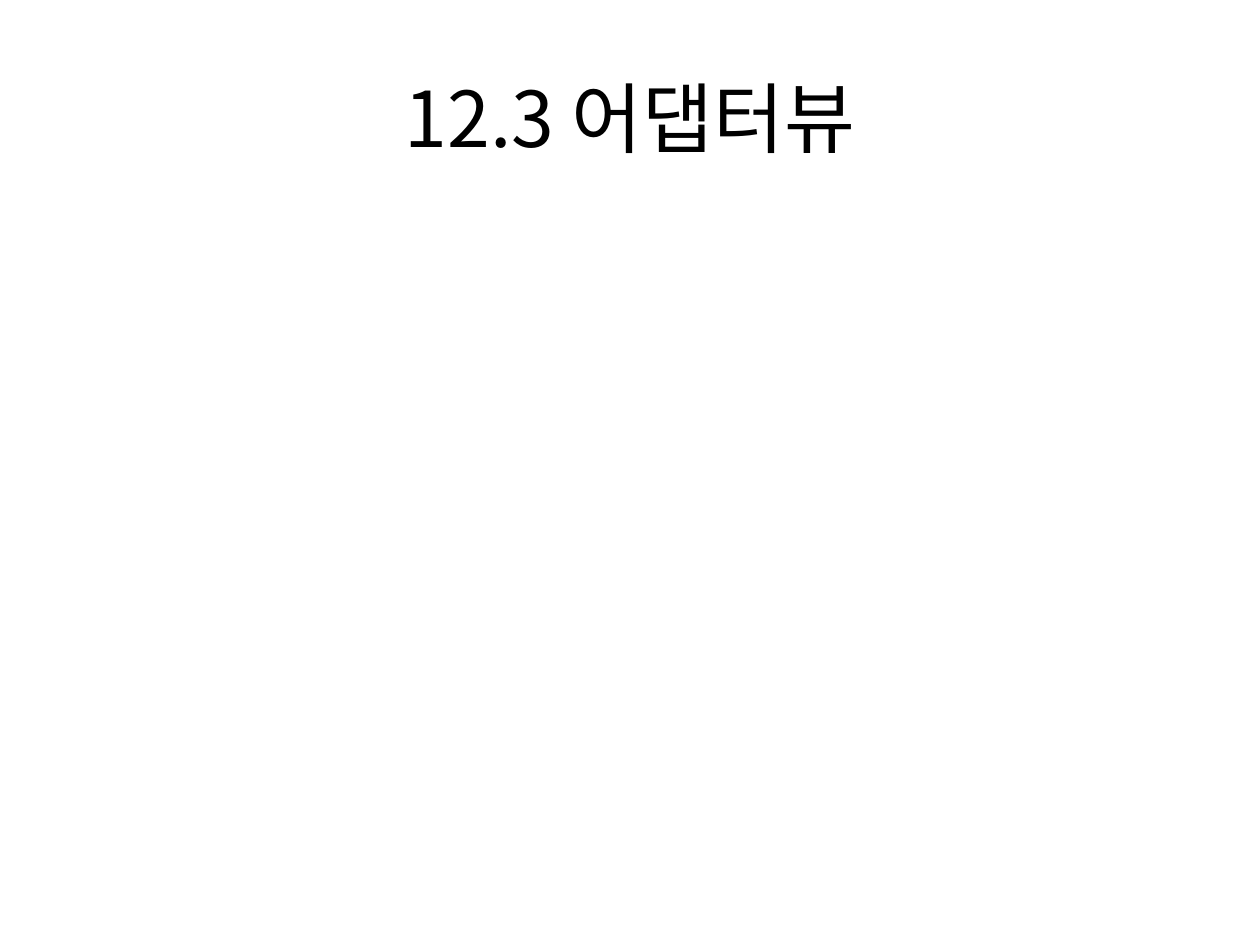
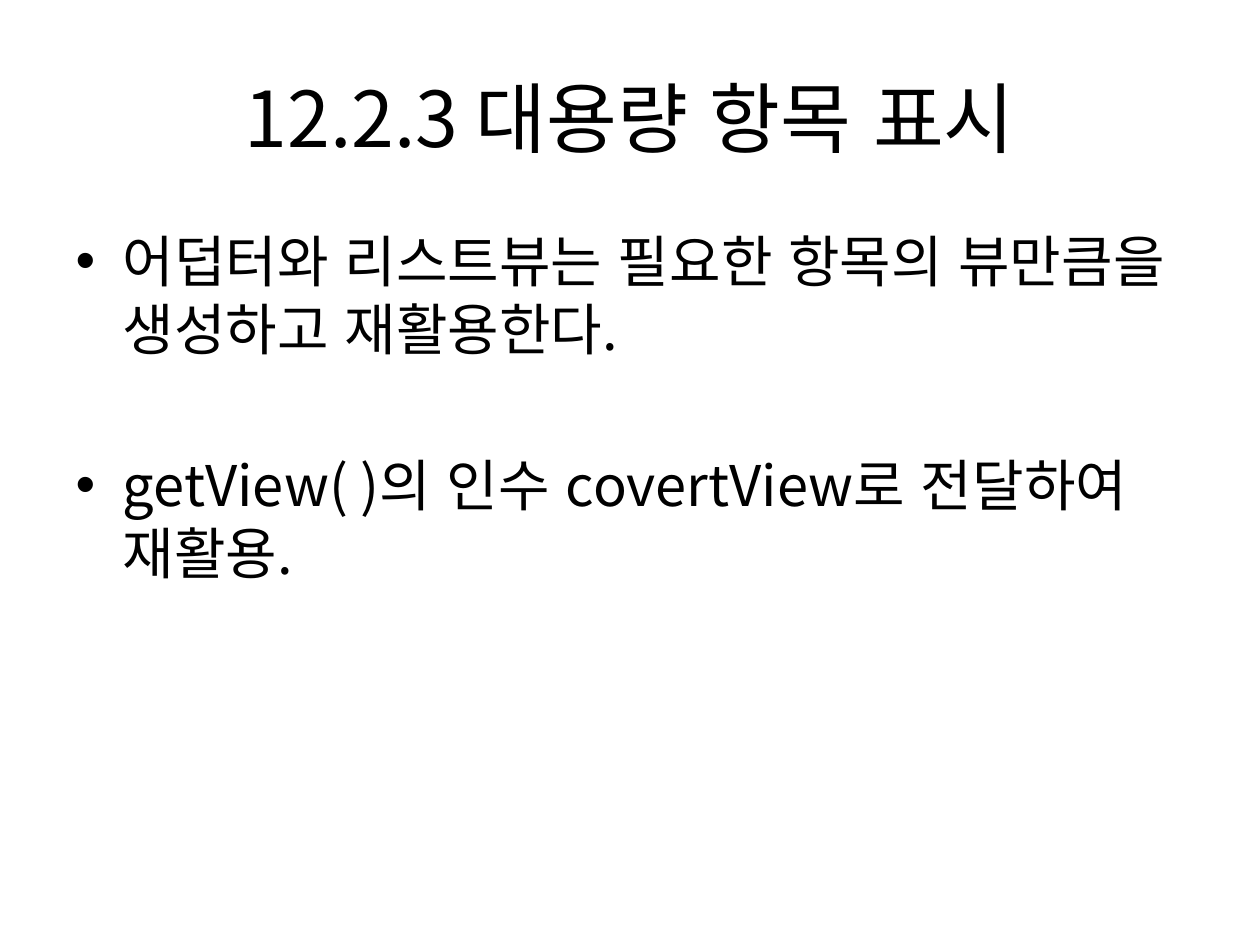
Before and after one commit to dummyFirst/NHK_Japanese, a slide deck: slide 18 of Android/안드로이드 프로그래밍 정복/Chapter12 어댑터뷰.pptx (slide 19 before the commit). Drawn at 1260x945 pixels with LibreOffice and Linux fonts; fonts in the diff are those of the drawing. Boxes give left, top, right and bottom in pixels: in the first picture for what was removed or moved away, otherwise in the second. Text is boxed around its words. In the diff, an @@ line names an element or a change of style, - is before the commit and + after.

Commit message:
Add 대용량 항목 표시, 확장 리스트뷰, ListActivity

```diff
--- a/Android/안드로이드 프로그래밍 정복/Chapter12 어댑터뷰.pptx
+++ b/Android/안드로이드 프로그래밍 정복/Chapter12 어댑터뷰.pptx
@@ title at (245, 82, 1015, 153): text changed @@
-12.3 어댑터뷰
+12.2.3 대용량 항목 표시
@@ text added at (123, 235, 1164, 579), 32 pt, text #000000 @@
+• 어덥터와 리스트뷰는 필요한 항목의 뷰만큼을 생성하고 재활용한다.
+• getView( )의 인수 covertView로 전달하여 재활용.
```
Also in this commit, not shown: 8 other slides changed, 2 slides added, 1 slide removed.
